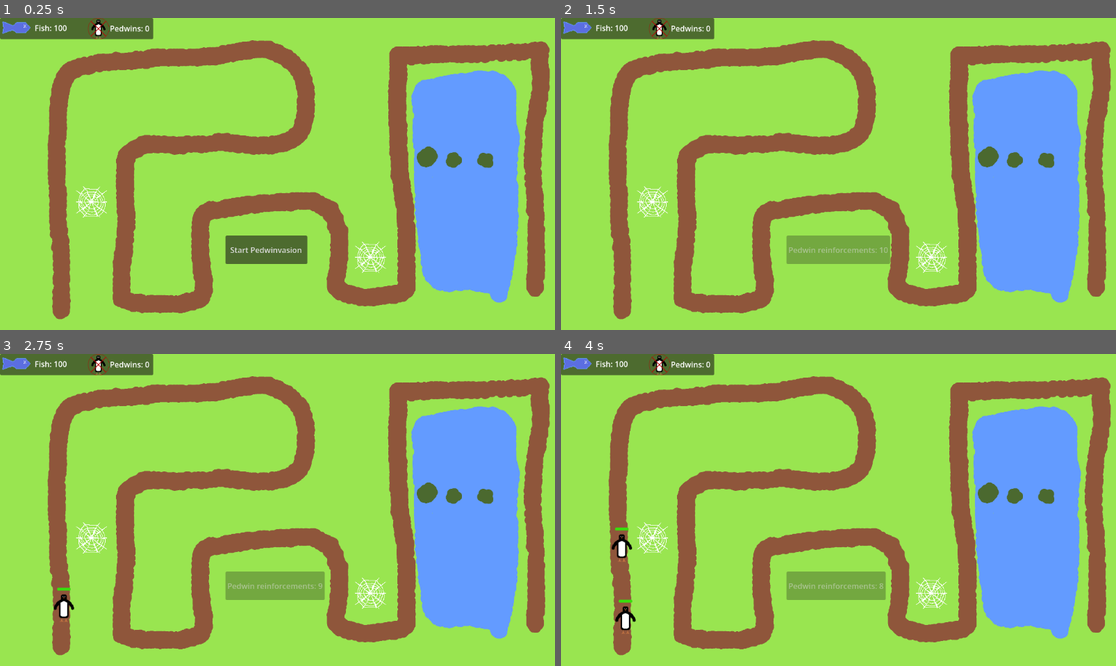
Above: before the commit, frames 1-4 (two rows, left to right).
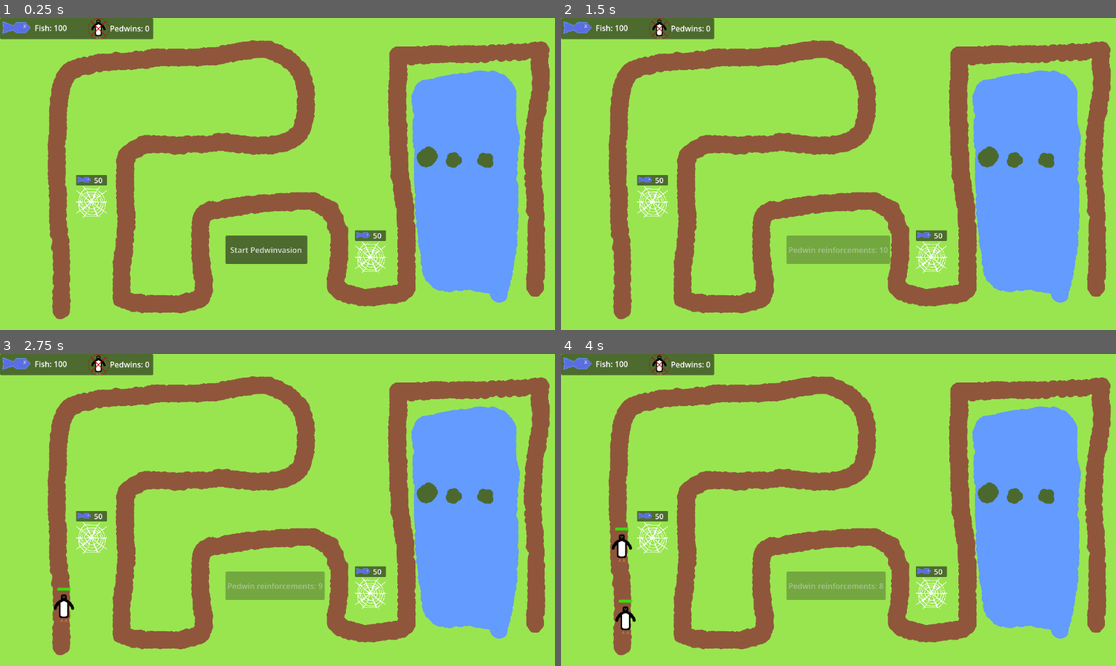
Above: after the commit, the same moments.

Repository: CrimsonCloak/pedwin
Game: Godot game, scene res://Scenes/demogame.tscn
The game is run twice, just before and just after one commit, with the same random seed, the same clock (stepped at 60 frames per second) and the same inputs.
Inputs (mouse positions are in pixels of both pictures, inside the frame that each line leads up to):
- Up to frame 1 (0.25 s): no input
- Up to frame 2 (1.5 s): click "Start Pedwinvasion" at 0.5 s; tap Enter at 1.25 s; move the mouse to (960, 158) at 1.27 s; click (960, 158) at 1.42 s
- Up to frame 3 (2.75 s): tap Space at 2 s; move the mouse to (166, 525) at 2.02 s; click (166, 525) at 2.17 s
- Up to frame 4 (4 s): move the mouse to (894, 441) at 2.77 s; click (894, 441) at 2.92 s; move the mouse to (810, 572) at 3.52 s; click (810, 572) at 3.67 s

The runs differ from the first frame. In frame 1, 0.4% of the frame differs, in the area x 13-70%, y 50-72%; in frame 2, 0.4%; in frame 3, 0.4%; in frame 4, 0.4%.

Commit message:
Add highlighting and cost display of empty plots

Diff:
--- a/Scenes/empty_plot.tscn
+++ b/Scenes/empty_plot.tscn
@@ -2,6 +2,9 @@
 
 [ext_resource type="Texture2D" uid="uid://b26x1ui27a73d" path="res://Assets/Spodr/Empty_Spider_Plot.png" id="1_kj7om"]
 [ext_resource type="Script" uid="uid://c8hywxlus7dss" path="res://Scripts/empty_plot.gd" id="1_xult4"]
+[ext_resource type="Texture2D" uid="uid://bqq7mdxjwh0lv" path="res://Assets/Fish_UI_symbol.png" id="3_5ujj7"]
+
+[sub_resource type="ShaderMaterial" id="ShaderMaterial_xult4"]
 
 [sub_resource type="RectangleShape2D" id="RectangleShape2D_kj7om"]
 size = Vector2(68.5, 63.375)
@@ -10,6 +13,7 @@
 script = ExtResource("1_xult4")
 
 [node name="Sprite2D" type="Sprite2D" parent="." unique_id=1648590215]
+material = SubResource("ShaderMaterial_xult4")
 texture = ExtResource("1_kj7om")
 
 [node name="Area2D" type="Area2D" parent="." unique_id=1481646011]
@@ -17,3 +21,24 @@
 [node name="Clickable_Area" type="CollisionShape2D" parent="Area2D" unique_id=1414875457]
 visible = false
 shape = SubResource("RectangleShape2D_kj7om")
+
+[node name="Purchase_UI" type="Panel" parent="." unique_id=1594083693]
+offset_left = -32.0
+offset_top = -56.000004
+offset_right = 97.0
+offset_bottom = -12.000004
+scale = Vector2(0.495, 0.495)
+
+[node name="FishCounterVisual" type="TextureRect" parent="Purchase_UI" unique_id=1425954968]
+layout_mode = 0
+offset_right = 64.00006
+offset_bottom = 40.0
+texture = ExtResource("3_5ujj7")
+
+[node name="FishCounterText" type="Label" parent="Purchase_UI" unique_id=1316212748]
+layout_mode = 0
+offset_left = 64.64646
+offset_right = 120.64646
+offset_bottom = 45.000008
+theme_override_font_sizes/font_size = 31
+horizontal_alignment = 1
--- a/Scripts/empty_plot.gd
+++ b/Scripts/empty_plot.gd
@@ -5,10 +5,13 @@
 # Called when the node enters the scene tree for the first time.
 func _ready() -> void:
 	gameManager = get_node("/root/Game/GameManager")
+	$Area2D.connect("mouse_entered", self.on_mouse_enter)
+	$Area2D.connect("mouse_exited", self.on_mouse_exit)
+	update_fish_cost_visual()
+# Called every frame. 'delta' is the elapsed time since the previous frame.
 
-# Called every frame. 'delta' is the elapsed time since the previous frame.
 func _process(delta: float) -> void:
-	pass
+	update_fish_cost_visual()
 
 func _input(event):
 	if event is InputEventMouseButton:
@@ -17,11 +20,33 @@
 				print ("Clicked!")
 				spawn_spodr_cocoon()
 
+func on_mouse_enter():
+	print("Mouse entered")
+	apply_shader()
+
+func on_mouse_exit():
+	print("Mouse exited")
+	unset_shader()
+
+func update_fish_cost_visual():
+	$Purchase_UI/FishCounterText.text = str(gameManager.fishCostTower)
+
+func apply_shader():
+	var shader = load("res://Assets/Shaders/highlight.gdshader")
+	var material := ShaderMaterial.new()
+	material.shader = shader
+	$Sprite2D.material = material
+
+func unset_shader():
+	$Sprite2D.material.shader = null
+
 func spawn_spodr_cocoon():
-	# Instantiate a spodr_cocoon on centre of web and delete web area
-	var spodr_cocoon = spodr_cocoon_prefab.instantiate()
-	self.get_parent().add_child(spodr_cocoon)
-	spodr_cocoon.position = Vector2(self.position)
-	if gameManager.fishAmount > 50:
-		gameManager.spend_fish(50)
-	queue_free()
+	if gameManager.fishAmount >= gameManager.fishCostTower:
+		gameManager.spend_fish(gameManager.fishCostTower)
+		gameManager.fishCostTower *= 1.5
+		# Instantiate a spodr_cocoon on centre of web and delete web area
+		var spodr_cocoon = spodr_cocoon_prefab.instantiate()
+		self.get_parent().add_child(spodr_cocoon)
+		spodr_cocoon.position = Vector2(self.position)
+
+		queue_free()
--- a/Scripts/game_manager.gd
+++ b/Scripts/game_manager.gd
@@ -3,6 +3,7 @@
 @export var pedwinsAlive: int
 @export var pedwinsKilled: int = 0
 @export var pedwins_per_wave: int = 10
+@export var fishCostTower: int = 50
 # Called when the node enters the scene tree for the first time.
 var levelhud
 func _ready() -> void:
